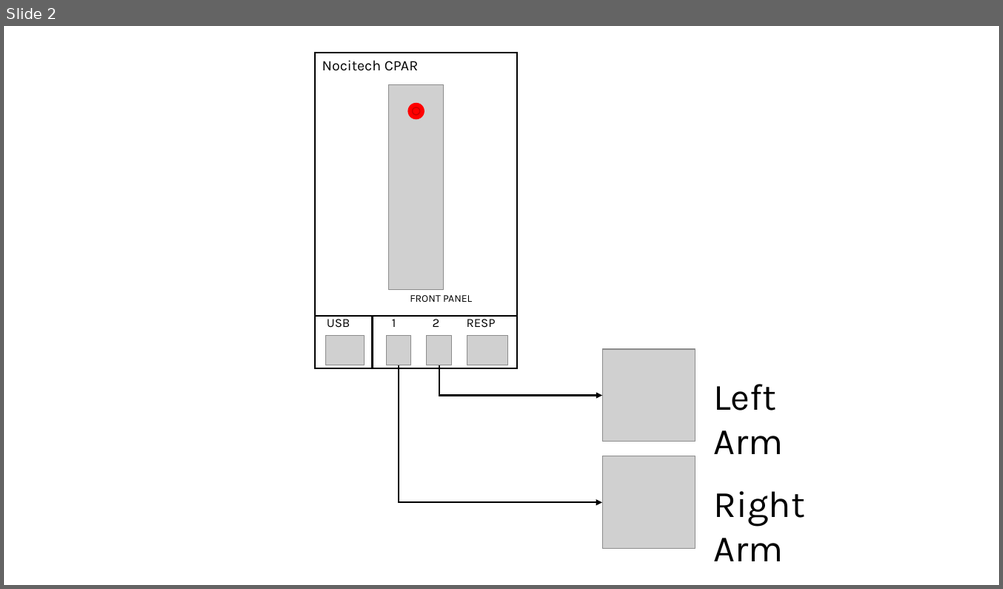
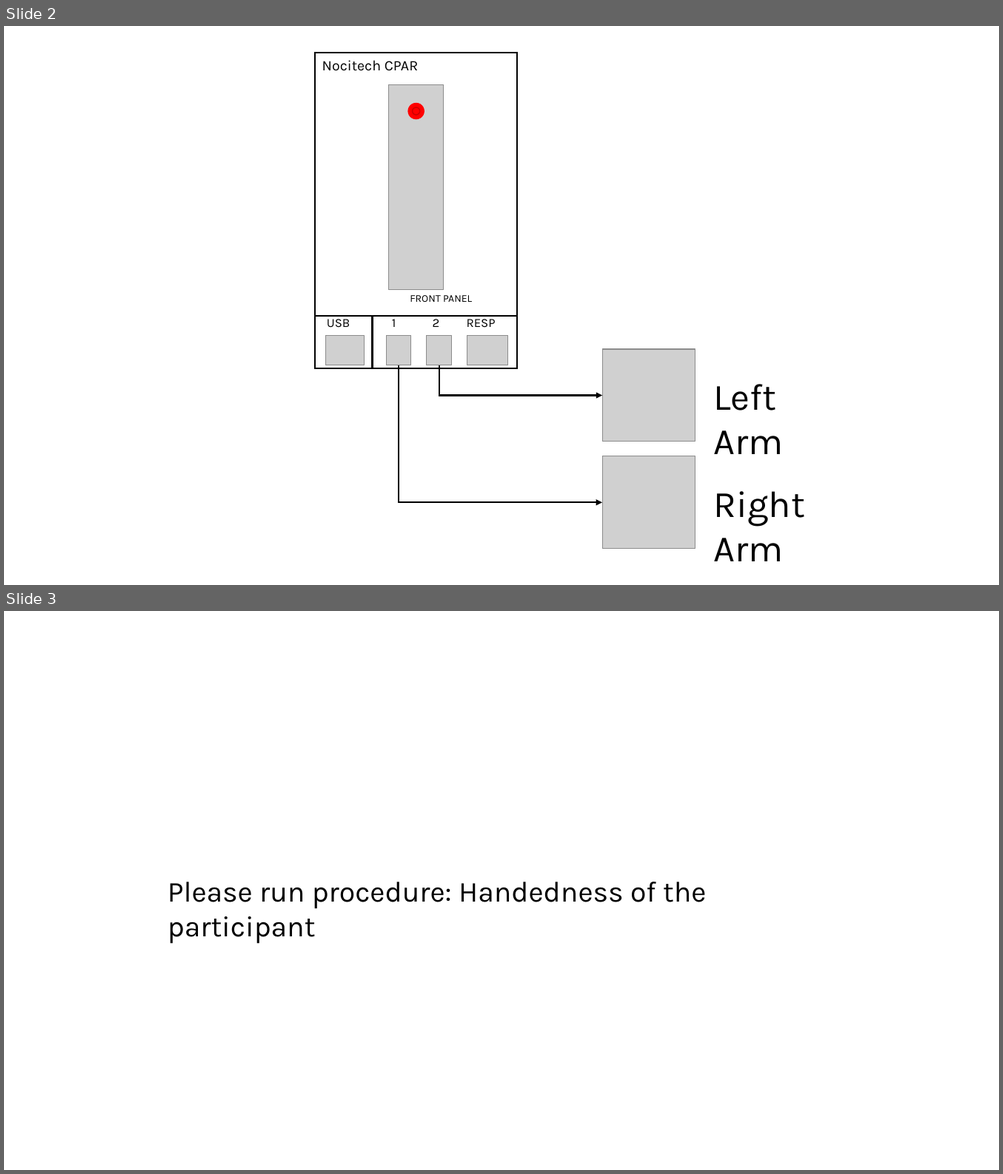
Before and after one commit to LabBench-Society/Protocols.Beta, a slide deck: docs/bham.repetitiveCuffPain.20reps.v3/Instructions.pptx. Shown one above the other, each under a label of ours: slide 2 before the commit, slides 2 and 3 after it. The pictures are 1003x589 and 1003x1174 pixels, drawn with LibreOffice and Linux fonts; fonts in the diff are those of the drawing; grey boxes stand for pictures. Boxes give left, top, right and bottom in pixels: in the first picture for what was removed or moved away, otherwise in the second. Text is boxed around its words. In the diff, an @@ line names an element or a change of style, - is before the commit and + after.

```diff
--- a/docs/bham.repetitiveCuffPain.20reps.v3/Instructions.pptx
+++ b/docs/bham.repetitiveCuffPain.20reps.v3/Instructions.pptx
@@ slide 3 added at <box>4,611,999,1170</box>, background #FFFFFF @@
@@ text added at <box>168,882,706,944</box>, 28 pt, text #000000 @@
+Please run procedure: Handedness of the participant
```
Also in this commit, not shown: 9 other files.
